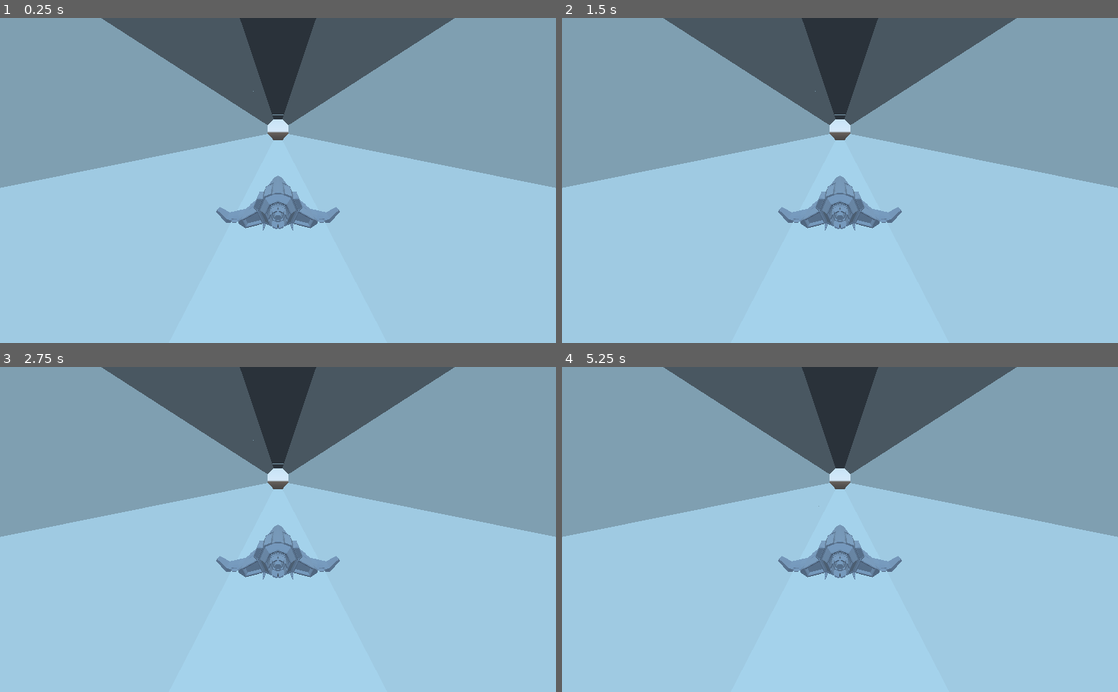
Above: before the commit, frames 1-4 (two rows, left to right).
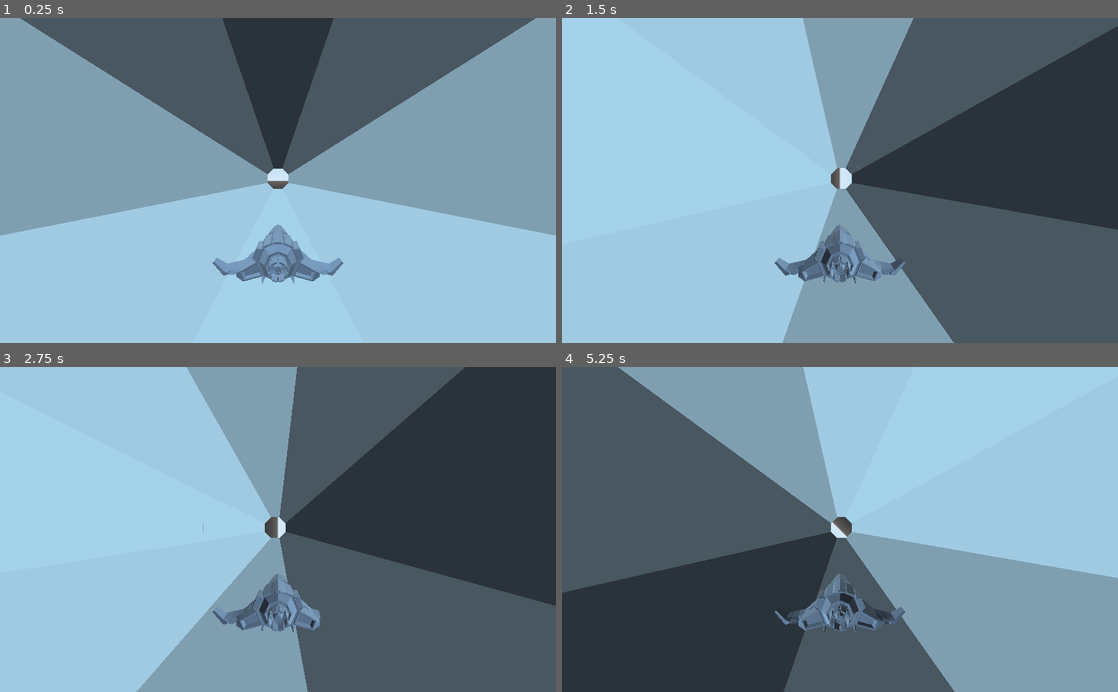
Above: after the commit, the same moments.

Repository: Gatlink/LD50
Game: Godot game, scene res://Main.tscn
Two runs of this game, one before a commit and one after it. Both use one fixed random seed, a clock stepped at 60 frames per second and the inputs below.
Inputs:
- Up to frame 1 (0.25 s): no input
- Up to frame 2 (1.5 s): tap Enter at 0.5 s; hold D (steer_right, bound only after the commit) 0.53-1.28 s; hold A (steer_left, bound only after the commit) from 1.28 s (still down)
- Up to frame 3 (2.75 s): release A (steer_left, bound only after the commit) at 2.03 s; hold D (steer_right, bound only after the commit) from 2.03 s (still down)
- Up to frame 4 (5.25 s): release D (steer_right, bound only after the commit) at 2.78 s; hold W (Accelerate, bound only before the commit) 2.78-3.53 s; hold A (steer_left, bound only after the commit) from 3.53 s (still down)

The runs differ from the first frame. In frame 1, 31% of the frame differs, in the area x 0-100%, y 0-82%; in frame 2, 72%; in frame 3, 74%; in frame 4, 89%, in the area x 0-100%, y 0-100%.

Commit message:
Tunnel following first draft

Diff:
--- a/FollowShip.gd
+++ /dev/null
@@ -1,11 +0,0 @@
-extends RemoteTransform
-
-
-export (NodePath) var look_at_path : NodePath
-
-
-onready var look_at_node : Spatial = get_node(look_at_path)
-
-
-func _physics_process(_delta: float) -> void:
-	look_at(look_at_node.global_transform.origin, Vector3.UP)
--- a/Level/Chunk.tscn
+++ b/Level/Chunk.tscn
@@ -6,6 +6,8 @@
 extents = Vector3( 2, 0.2, 5 )
 
 [node name="Chunk" type="StaticBody"]
+collision_layer = 2
+collision_mask = 0
 script = ExtResource( 1 )
 
 [node name="Bottom" type="CollisionShape" parent="."]
--- a/Main.tscn
+++ b/Main.tscn
@@ -1,8 +1,7 @@
-[gd_scene load_steps=7 format=2]
+[gd_scene load_steps=6 format=2]
 
 [ext_resource path="res://Ship/Ship.tscn" type="PackedScene" id=1]
 [ext_resource path="res://Game.gd" type="Script" id=2]
-[ext_resource path="res://FollowShip.gd" type="Script" id=3]
 [ext_resource path="res://FollowSpeed.gd" type="Script" id=4]
 [ext_resource path="res://Level/Chunk.tscn" type="PackedScene" id=5]
 
@@ -92,8 +91,6 @@
 [node name="RemoteTransform" type="RemoteTransform" parent="Ship/Path/PathFollow"]
 remote_path = NodePath("../../../../Camera")
 update_scale = false
-script = ExtResource( 3 )
-look_at_path = NodePath("../../../LookAt")
 
 [node name="LookAt" type="Position3D" parent="Ship"]
 transform = Transform( 1, 0, 0, 0, 1, 0, 0, 0, 1, 0, 0, -9.08113 )
--- a/Ship/Ship.gd
+++ b/Ship/Ship.gd
@@ -2,22 +2,61 @@
 extends Spatial
 
 
-export (float) var max_speed := 50.0
+export (float) var max_speed := 20.0
 export (float) var acceleration_time := 1.0
 export (float) var deceleration_time := 1.5
 export (Curve) var acceleration : Curve
 
+export (float) var max_angle := 15.0
+export (float) var steering_time := 1
+export (float) var steer_back_time := 1
+export (Curve) var steering : Curve
+
+
+onready var ground_cast : RayCast = $Rays/GroundRay3
+onready var ground_position := global_transform.origin
+onready var ground_normal := global_transform.basis.y
+
 
 var speed : float
-var t : float
+var t_speed : float
+
+var steer : float
+var t_steer : float
 
 
 func _process(delta: float) -> void:
-	var is_accelerating := Input.is_action_pressed("Accelerate")
-	t += delta / acceleration_time if is_accelerating else -delta / deceleration_time
-	t = clamp(t, 0.0, 1.0)
-	speed = acceleration.interpolate(t) * -max_speed
+	var is_accelerating := Input.is_action_pressed("accelerate")
+	t_speed = update_t(t_speed, delta, acceleration_time if is_accelerating else -deceleration_time)
+	speed = get_updated_value(acceleration, 0.0, -max_speed, t_speed)
+
+	var steer_dir := Input.get_action_strength("steer_left") - Input.get_action_strength("steer_right")
+	var current_steer_dir := sign(rotation.y) if rotation.y != 0 else 0.0
+	var is_steering := current_steer_dir == 0 or current_steer_dir == steer_dir
+	t_steer = update_t(t_steer, delta, steering_time if is_steering else -steer_back_time)
+	steer = get_updated_value(steering, 0.0, max_angle * (steer_dir if is_steering else current_steer_dir), t_steer)
+	steer = deg2rad(steer)
+
+	global_transform.basis = Basis(
+		ground_normal.rotated(Vector3.FORWARD, deg2rad(90)),
+		ground_normal,
+		Vector3.BACK
+	)
+
+	var velocity := transform.basis.z * speed * delta
+	velocity += transform.basis.x * steer_dir * -max_speed * 0.01
+	global_transform.origin = ground_position + velocity
 
 
 func _physics_process(delta: float) -> void:
-	translate(global_transform.basis.z * speed * delta)
+	if ground_cast.is_colliding():
+		ground_position = ground_cast.get_collision_point()
+		ground_normal = ground_cast.get_collision_normal()
+
+
+func update_t(t : float, delta : float, duration: float) -> float:
+	return clamp(t + delta / duration, 0.0, 1.0)
+
+
+func get_updated_value(curve : Curve, min_value : float, max_value : float, t : float) -> float:
+	return min_value + curve.interpolate(t) * max_value
--- a/Ship/Ship.tscn
+++ b/Ship/Ship.tscn
@@ -6,18 +6,42 @@
 [sub_resource type="Curve" id=2]
 _data = [ Vector2( 0, 0 ), 0.0, 1.79679, 0, 0, Vector2( 1, 1 ), 0.0, 0.0, 0, 0 ]
 
-[sub_resource type="SphereShape" id=3]
-radius = 0.5
+[sub_resource type="Curve" id=3]
+_data = [ Vector2( 0, 0 ), 0.0, 1.4, 0, 0, Vector2( 1, 1 ), 0.0, 0.0, 0, 0 ]
 
-[node name="Ship" type="KinematicBody"]
-collision_mask = 2
+[node name="Ship" type="Spatial"]
 script = ExtResource( 1 )
 acceleration = SubResource( 2 )
+steering = SubResource( 3 )
 
 [node name="Graph" type="Spatial" parent="."]
 
 [node name="LD50-Ship-01" parent="Graph" instance=ExtResource( 2 )]
 transform = Transform( -1, 0, -8.74228e-08, 0, 1, 0, 8.74228e-08, 0, -1, 0, 0, 0 )
 
-[node name="CollisionShape" type="CollisionShape" parent="."]
-shape = SubResource( 3 )
+[node name="Rays" type="Spatial" parent="."]
+
+[node name="GroundRay" type="RayCast" parent="Rays"]
+transform = Transform( 1, 0, 0, 0, 1, 0, 0, 0, 1, -2, 0.5, 0 )
+enabled = true
+collision_mask = 2
+
+[node name="GroundRay2" type="RayCast" parent="Rays"]
+transform = Transform( 1, 0, 0, 0, 1, 0, 0, 0, 1, -1, 0.5, 0 )
+enabled = true
+collision_mask = 2
+
+[node name="GroundRay3" type="RayCast" parent="Rays"]
+transform = Transform( 1, 0, 0, 0, 1, 0, 0, 0, 1, 0, 0.5, 0 )
+enabled = true
+collision_mask = 2
+
+[node name="GroundRay4" type="RayCast" parent="Rays"]
+transform = Transform( 1, 0, 0, 0, 1, 0, 0, 0, 1, 1, 0.5, 0 )
+enabled = true
+collision_mask = 2
+
+[node name="GroundRay5" type="RayCast" parent="Rays"]
+transform = Transform( 1, 0, 0, 0, 1, 0, 0, 0, 1, 2, 0.5, 0 )
+enabled = true
+collision_mask = 2
--- a/project.godot
+++ b/project.godot
@@ -38,11 +38,25 @@
 
 [input]
 
-Accelerate={
+accelerate={
 "deadzone": 0.5,
 "events": [ Object(InputEventKey,"resource_local_to_scene":false,"resource_name":"","device":0,"alt":false,"shift":false,"control":false,"meta":false,"command":false,"pressed":false,"scancode":0,"physical_scancode":87,"unicode":0,"echo":false,"script":null)
 , Object(InputEventKey,"resource_local_to_scene":false,"resource_name":"","device":0,"alt":false,"shift":false,"control":false,"meta":false,"command":false,"pressed":false,"scancode":0,"physical_scancode":16777232,"unicode":0,"echo":false,"script":null)
 , Object(InputEventJoypadButton,"resource_local_to_scene":false,"resource_name":"","device":0,"button_index":7,"pressure":0.0,"pressed":false,"script":null)
+ ]
+}
+steer_left={
+"deadzone": 0.5,
+"events": [ Object(InputEventKey,"resource_local_to_scene":false,"resource_name":"","device":0,"alt":false,"shift":false,"control":false,"meta":false,"command":false,"pressed":false,"scancode":0,"physical_scancode":65,"unicode":0,"echo":false,"script":null)
+, Object(InputEventKey,"resource_local_to_scene":false,"resource_name":"","device":0,"alt":false,"shift":false,"control":false,"meta":false,"command":false,"pressed":false,"scancode":0,"physical_scancode":16777231,"unicode":0,"echo":false,"script":null)
+, Object(InputEventJoypadMotion,"resource_local_to_scene":false,"resource_name":"","device":0,"axis":0,"axis_value":-1.0,"script":null)
+ ]
+}
+steer_right={
+"deadzone": 0.5,
+"events": [ Object(InputEventKey,"resource_local_to_scene":false,"resource_name":"","device":0,"alt":false,"shift":false,"control":false,"meta":false,"command":false,"pressed":false,"scancode":0,"physical_scancode":68,"unicode":0,"echo":false,"script":null)
+, Object(InputEventKey,"resource_local_to_scene":false,"resource_name":"","device":0,"alt":false,"shift":false,"control":false,"meta":false,"command":false,"pressed":false,"scancode":0,"physical_scancode":16777233,"unicode":0,"echo":false,"script":null)
+, Object(InputEventJoypadMotion,"resource_local_to_scene":false,"resource_name":"","device":0,"axis":0,"axis_value":1.0,"script":null)
  ]
 }
 
